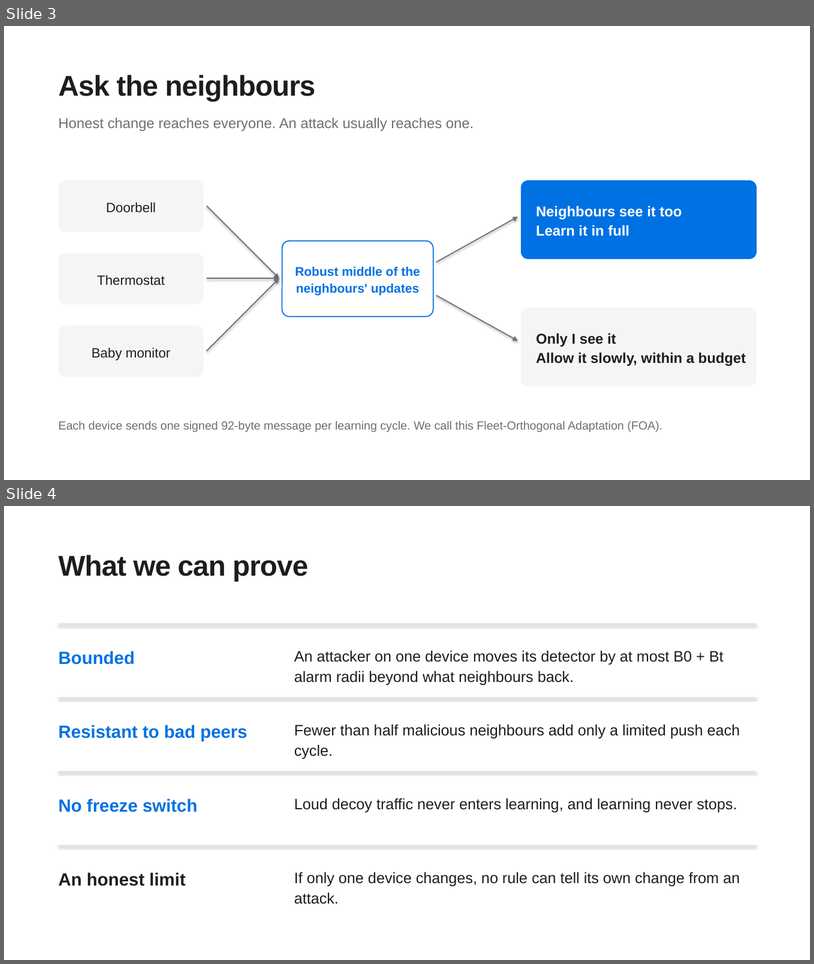
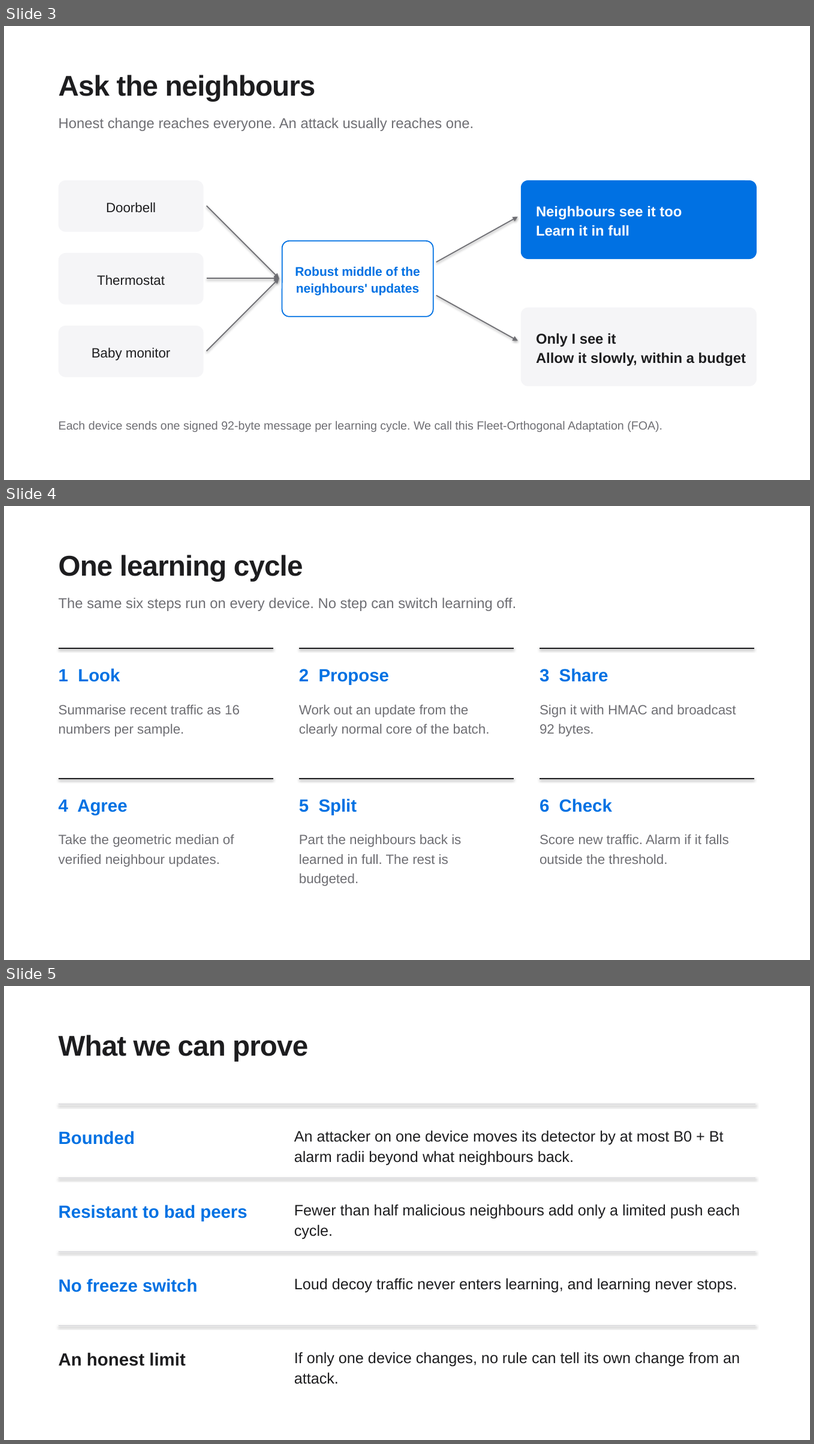
Before and after one commit to IOT-snu/brainstorming, a slide deck: G04_FOA_Final.pptx. Shown one above the other, each under a label of ours: slides 3 and 4 before the commit, slides 3, 4 and 5 after it. The pictures are 814x964 and 814x1444 pixels, drawn with LibreOffice and Linux fonts; fonts in the diff are those of the drawing. Boxes give left, top, right and bottom in pixels: in the first picture for what was removed or moved away, otherwise in the second. Text is boxed around its words. In the diff, an @@ line names an element or a change of style, - is before the commit and + after.

```diff
--- a/G04_FOA_Final.pptx
+++ b/G04_FOA_Final.pptx
@@ slide 4 added at box(4, 506, 810, 960), background #FFFFFF @@
@@ text added at box(59, 555, 303, 582), 34 pt, text #1D1D1F, bold @@
+One learning cycle
@@ text added at box(59, 598, 516, 611), 17 pt, text #6E6E73 @@
+The same six steps run on every device. No step can switch learning off.
@@ line added from (59, 648) to (273, 648), #1D1D1F 1.5 pt @@
@@ line added from (299, 648) to (514, 648), #1D1D1F 1.5 pt @@
@@ line added from (540, 648) to (755, 648), #1D1D1F 1.5 pt @@
@@ text added at box(59, 668, 120, 682), 21 pt, text #0071E3, bold @@
+1 Look
@@ text added at box(299, 669, 390, 685), 21 pt, text #0071E3, bold @@
+2 Propose
@@ text added at box(540, 668, 609, 682), 21 pt, text #0071E3, bold @@
+3 Share
@@ text added at box(59, 705, 240, 736), 16 pt, text #6E6E73 @@
+Summarise recent traffic as 16 numbers per sample.
@@ text added at box(299, 705, 490, 736), 16 pt, text #6E6E73 @@
+Work out an update from the clearly normal core of the batch.
@@ text added at box(540, 705, 736, 736), 16 pt, text #6E6E73 @@
+Sign it with HMAC and broadcast 92 bytes.
@@ line added from (59, 778) to (273, 778), #1D1D1F 1.5 pt @@
@@ line added from (299, 778) to (514, 778), #1D1D1F 1.5 pt @@
@@ line added from (540, 778) to (755, 778), #1D1D1F 1.5 pt @@
@@ text added at box(59, 799, 127, 815), 21 pt, text #0071E3, bold @@
+4 Agree
@@ text added at box(299, 798, 357, 815), 21 pt, text #0071E3, bold @@
+5 Split
@@ text added at box(540, 798, 612, 812), 21 pt, text #0071E3, bold @@
+6 Check
@@ text added at box(59, 834, 234, 867), 16 pt, text #6E6E73 @@
+Take the geometric median of verified neighbour updates.
@@ text added at box(299, 834, 461, 886), 16 pt, text #6E6E73 @@
+Part the neighbours back is learned in full. The rest is budgeted.
@@ text added at box(540, 834, 729, 864), 16 pt, text #6E6E73 @@
+Score new traffic. Alarm if it falls outside the threshold.
@@ what was slide 4 is now slide 5 @@
```
Also in this commit, not shown: 2 slides changed, 2 other slides added, 3 other files.
